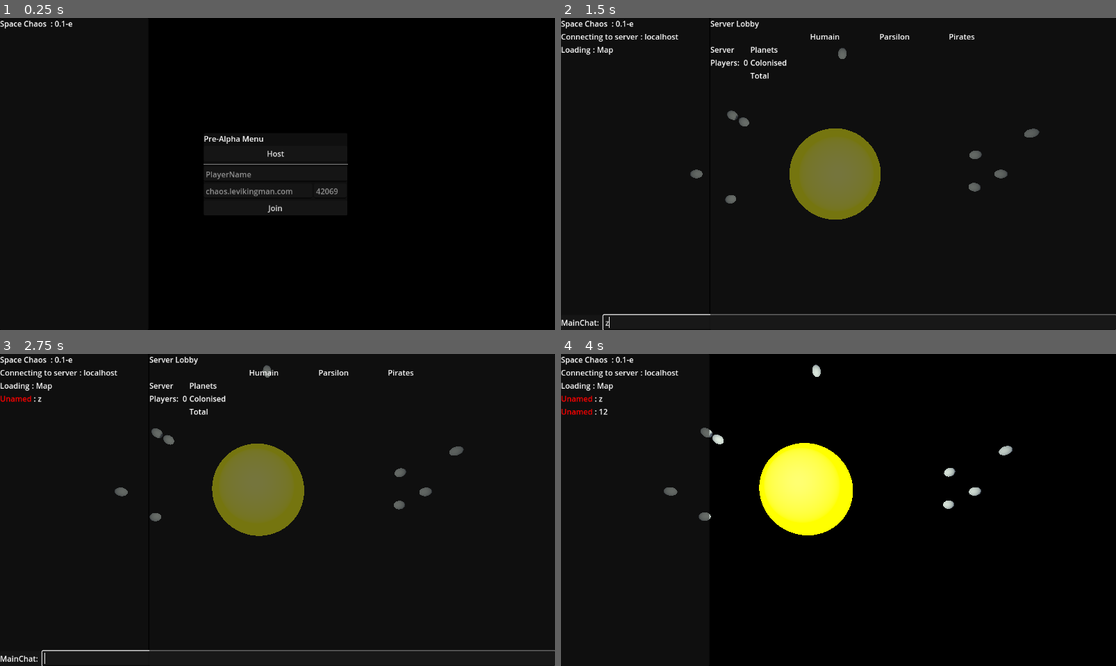
Above: before the commit, frames 1-4 (two rows, left to right).
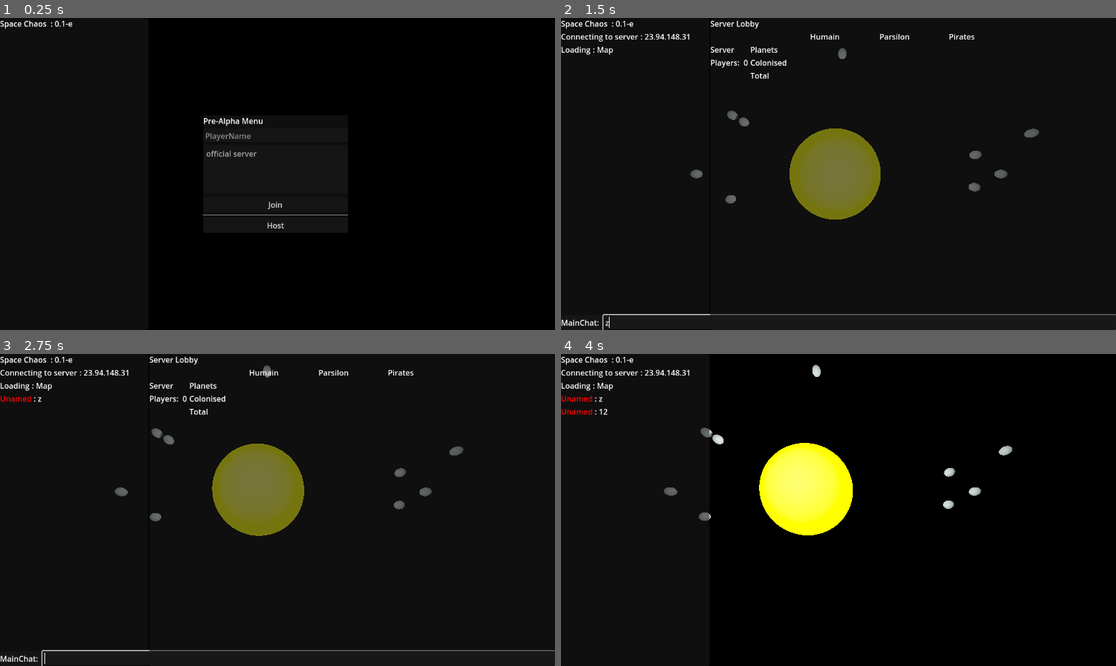
Above: after the commit, the same moments.

Repository: acsid/SpaceChaos
Game: Godot game, scene res://main.tscn
Two runs of this game, one before a commit and one after it. Both use one fixed random seed, a clock stepped at 60 frames per second and the inputs below.
Inputs (mouse positions are in pixels of both pictures, inside the frame that each line leads up to):
- Up to frame 1 (0.25 s): no input
- Up to frame 2 (1.5 s): click "Join" at 0.5 s; tap Enter (ui_accept) at 1.25 s; hold Right (ui_right) from 1.28 s (still down); tap Z (orbit) at 1.35 s
- Up to frame 3 (2.75 s): tap Enter (ui_accept) at 1.52, 2.27 s; release Right (ui_right) at 2.03 s; hold Down (ui_down) from 2.03 s (still down); tap Space (shoot) at 2.1 s
- Up to frame 4 (4 s): release Down (ui_down) at 2.75 s; click (860, 659) at 2.77 s; type "12" at 2.85 s; tap Enter (ui_accept) at 3.5 s; hold Right (ui_right) from 3.53 s (still down); hold Tab from 3.53 s (still down)

The runs differ from the first frame. In frame 1, 0.9% of the frame differs, in the area x 36-63%, y 32-68%; in frame 2, less than 0.1%; in frame 3, less than 0.1%; in frame 4, less than 0.1%.

Commit message:
Hide HUD when server disconnect

Diff:
--- a/main.gd
+++ b/main.gd
@@ -115,7 +115,7 @@
 
 func _on_join_button_pressed():
 	if %ServerHost.text == "":
-		%ServerHost.text = "localhost"
+		%ServerHost.text = "23.94.148.31"
 	if %ServerPort.text == "":
 		%ServerPort.text = str(port)
 	peer.create_client(%ServerHost.text,port)
@@ -164,6 +164,7 @@
 
 func server_offline():
 	%Menu.show()
+	%Hud.hide()
 	%MapInstance.get_child(0). queue_free()
 
 
--- a/main.tscn
+++ b/main.tscn
@@ -45,38 +45,54 @@
 layout_mode = 2
 text = "Pre-Alpha Menu"
 
+[node name="Username" type="LineEdit" parent="Control/Menu/VBoxContainer"]
+unique_name_in_owner = true
+layout_mode = 2
+placeholder_text = "PlayerName"
+
+[node name="ItemList" type="ItemList" parent="Control/Menu/VBoxContainer"]
+custom_minimum_size = Vector2(300, 100)
+layout_mode = 2
+size_flags_horizontal = 4
+item_count = 1
+item_0/text = "official server"
+
+[node name="HBoxContainer" type="HBoxContainer" parent="Control/Menu/VBoxContainer"]
+layout_mode = 2
+
+[node name="Label" type="Label" parent="Control/Menu/VBoxContainer/HBoxContainer"]
+visible = false
+layout_mode = 2
+text = "url
+"
+
+[node name="ServerHost" type="LineEdit" parent="Control/Menu/VBoxContainer/HBoxContainer"]
+unique_name_in_owner = true
+visible = false
+custom_minimum_size = Vector2(225, 0)
+layout_mode = 2
+placeholder_text = "chaos.levikingman.com"
+
+[node name="ServerPort" type="LineEdit" parent="Control/Menu/VBoxContainer/HBoxContainer"]
+unique_name_in_owner = true
+visible = false
+layout_mode = 2
+placeholder_text = "42069"
+
+[node name="JoinButton" type="Button" parent="Control/Menu/VBoxContainer"]
+layout_mode = 2
+text = "Join"
+
+[node name="HSeparator" type="HSeparator" parent="Control/Menu/VBoxContainer"]
+layout_mode = 2
+
 [node name="HostButton" type="Button" parent="Control/Menu/VBoxContainer"]
 layout_mode = 2
 text = "Host"
 
-[node name="HSeparator" type="HSeparator" parent="Control/Menu/VBoxContainer"]
-layout_mode = 2
-
-[node name="Username" type="LineEdit" parent="Control/Menu/VBoxContainer"]
-unique_name_in_owner = true
-layout_mode = 2
-placeholder_text = "PlayerName"
-
-[node name="HBoxContainer" type="HBoxContainer" parent="Control/Menu/VBoxContainer"]
-layout_mode = 2
-
-[node name="ServerHost" type="LineEdit" parent="Control/Menu/VBoxContainer/HBoxContainer"]
-unique_name_in_owner = true
-custom_minimum_size = Vector2(225, 0)
-layout_mode = 2
-placeholder_text = "chaos.levikingman.com"
-
-[node name="ServerPort" type="LineEdit" parent="Control/Menu/VBoxContainer/HBoxContainer"]
-unique_name_in_owner = true
-layout_mode = 2
-placeholder_text = "42069"
-
-[node name="JoinButton" type="Button" parent="Control/Menu/VBoxContainer"]
-layout_mode = 2
-text = "Join"
-
 [node name="ChatBox" type="PanelContainer" parent="Control"]
 unique_name_in_owner = true
+visible = false
 layout_mode = 1
 anchors_preset = -1
 anchor_right = 0.27
@@ -93,6 +109,7 @@
 
 [node name="Chatinput" type="PanelContainer" parent="Control"]
 unique_name_in_owner = true
+visible = false
 layout_mode = 1
 anchors_preset = 12
 anchor_top = 1.0
@@ -120,6 +137,7 @@
 
 [node name="Lobby" type="PanelContainer" parent="Control"]
 unique_name_in_owner = true
+visible = false
 top_level = true
 layout_mode = 1
 anchors_preset = -1
@@ -225,6 +243,7 @@
 
 [node name="Hud" type="PanelContainer" parent="Control"]
 unique_name_in_owner = true
+visible = false
 layout_mode = 1
 anchors_preset = 12
 anchor_top = 1.0
@@ -250,7 +269,7 @@
 [node name="SubViewport" type="SubViewport" parent="Control/Hud/SubViewportContainer"]
 handle_input_locally = false
 size = Vector2i(200, 200)
-render_target_update_mode = 4
+render_target_update_mode = 0
 
 [node name="Minimap" type="Camera3D" parent="Control/Hud/SubViewportContainer/SubViewport"]
 unique_name_in_owner = true
Not shown, changed: export_presets.cfg
Not shown: 1 places in main.tscn that only renumber resources
